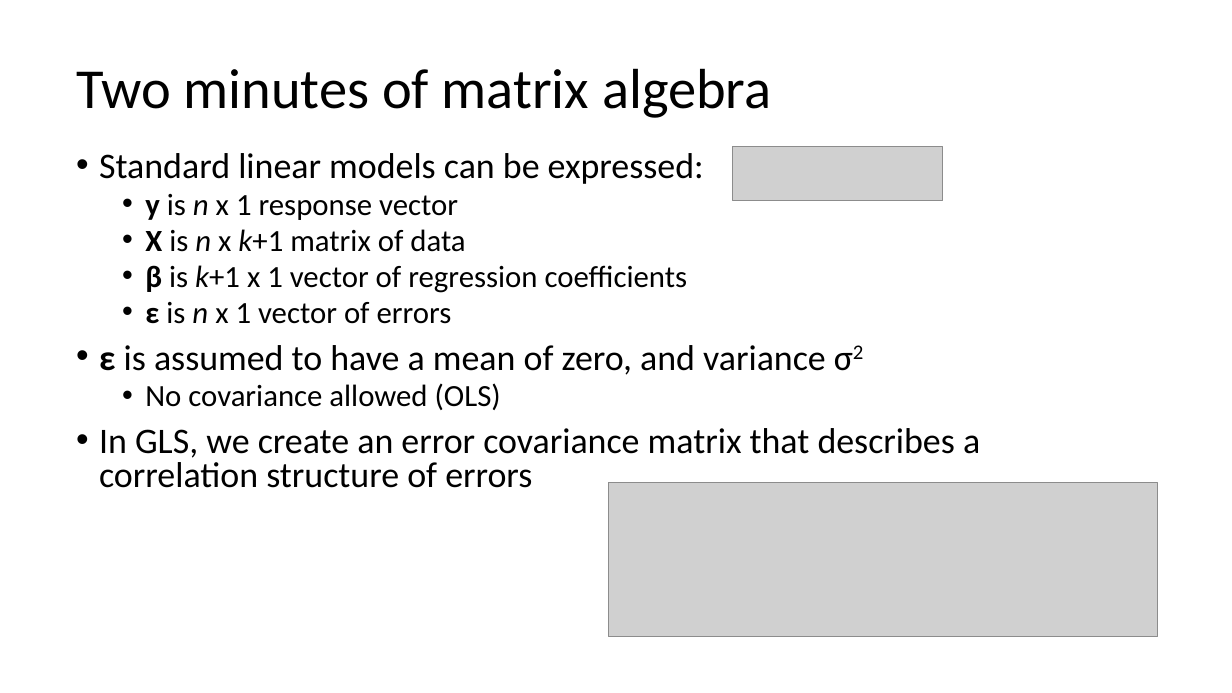
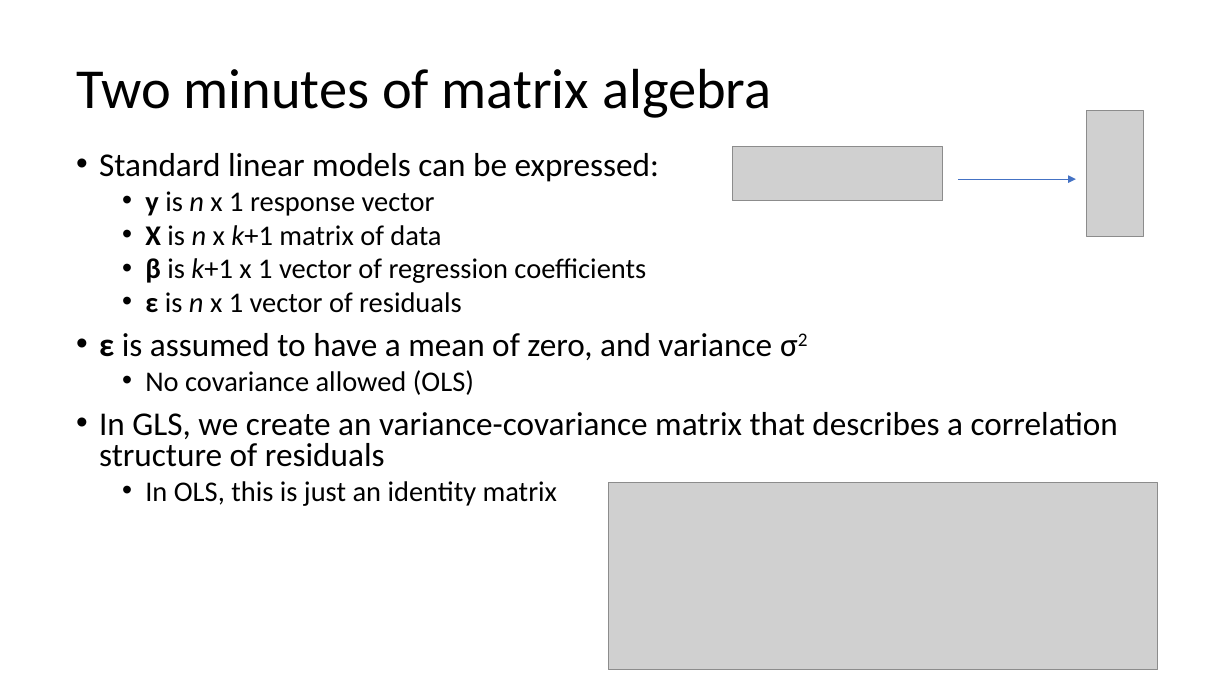
Before and after one commit to weverkaj/GLM-seminar, a slide deck: slide 4 of gls_presentation.pptx. Drawn at 1232x693 pixels with LibreOffice and Linux fonts; fonts in the diff are those of the drawing; grey boxes stand for pictures. Boxes give left, top, right and bottom in pixels: in the first picture for what was removed or moved away, otherwise in the second. Text is boxed around its words. In the diff, an @@ line names an element or a change of style, - is before the commit and + after.

Commit message:
working on presentation

```diff
--- a/gls_presentation.pptx
+++ b/gls_presentation.pptx
@@ picture added at [1087,111,1144,238] @@
@@ text at [99,153,772,395]: size 28 to 25.9 pt in "Standard linear models can be expressed:", "ε is assumed to have a mean ..."; size 24 to 22.2 pt in "y is n x 1 response vector", "X is n x k+1 matrix of ...", "β is k+1 x 1 vector of ...", "No covariance allowed (OLS)" @@
@@ arrow added from (958, 179) to (1076, 179), #4472C4 0.5 pt @@
@@ text at [145,292,462,313]: text changed; size 24 to 22.2 pt @@
-  • ε is n x 1 vector of errors
+  • ε is n x 1 vector of residuals
@@ text at [99,412,1118,506]: text changed; size 28 to 25.9 pt @@
-• In GLS, we create an error covariance matrix that describes a correlation structure of errors
+• In GLS, we create an variance-covariance matrix that describes a correlation structure of residuals
+  • In OLS, this is just an identity matrix
@@ picture: place and size @@
-picture at [608,482,1158,637]
+picture at [608,482,1158,670]
```
Also in this commit, not shown: 3 other slides changed, 5 slides added, 2 other files.
